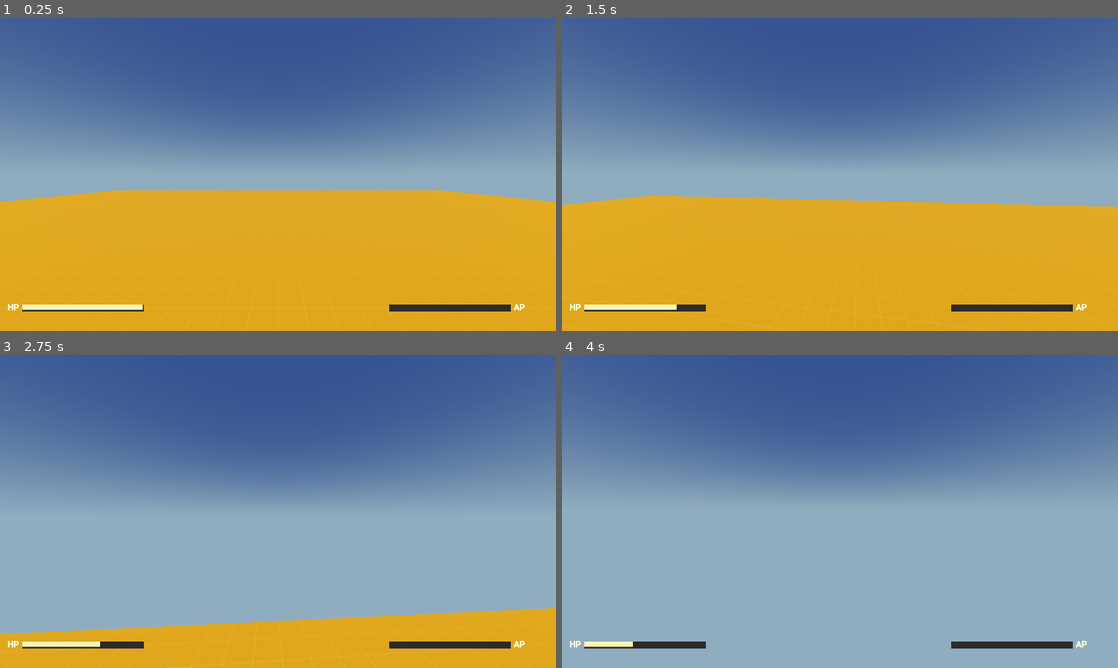
Above: before the commit, frames 1-4 (two rows, left to right).
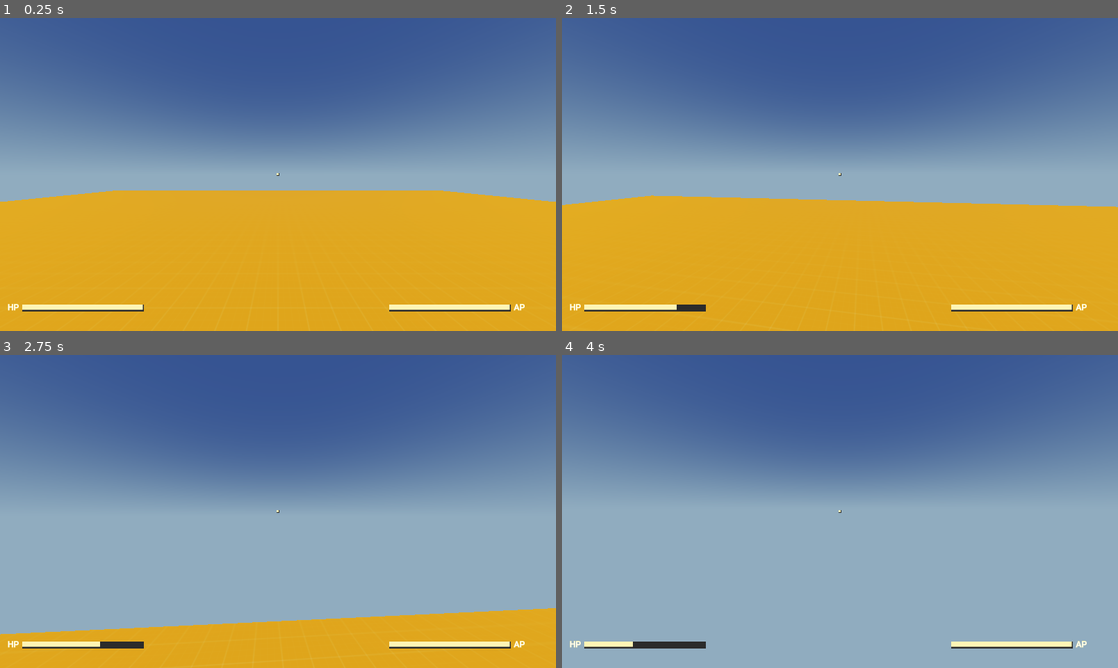
Above: after the commit, the same moments.

Repository: Dragon20C/Nuka-World
Game: Godot game, scene res://TestWorld/World.tscn
Two runs of this game, one before a commit and one after it. Both use one fixed random seed, a clock stepped at 60 frames per second and the inputs below.
Inputs (mouse positions are in pixels of both pictures, inside the frame that each line leads up to):
- Up to frame 1 (0.25 s): no input
- Up to frame 2 (1.5 s): tap Enter at 0.5 s; move the mouse to (867, 174) at 0.52 s; hold W (forward) from 0.53 s (still down); tap E (E) at 0.6, 1.35 s; tap Space (jump) at 0.77 s; move the mouse to (812, 174) at 1.27 s
- Up to frame 3 (2.75 s): keep holding W (forward); tap Space (jump) at 1.52 s; move the mouse to (289, 505) at 2.02 s; tap E (E) at 2.1 s
- Up to frame 4 (4 s): keep holding W (forward); move the mouse to (834, 517) at 2.77 s; tap E (E) at 2.85, 3.6 s; tap Space (jump) at 3.02, 3.5, 3.77 s; move the mouse to (878, 514) at 3.52 s

The runs differ from the first frame. In frame 1, 0.4% of the frame differs, in the area x 49-92%, y 49-94%; in frame 2, 0.4%; in frame 3, 0.4%; in frame 4, 0.4%.

Commit message:
Add files via upload

Diff:
--- a/Player/AP_Bar.gd
+++ b/Player/AP_Bar.gd
@@ -2,7 +2,7 @@
 
 
 onready var tween = get_node("Tween")
-var current_ap = 0
+var current_ap = 100
 var max_ap = 100
 var active : bool = false
 
@@ -10,8 +10,6 @@
 	value = current_ap
 	max_value = max_ap
 
-func _physics_process(delta):
-	pass
 
 func decrease_ap(_value):
 	active = true
--- /dev/null
+++ b/Player/CrossHair.gd
@@ -0,0 +1,4 @@
+extends Sprite
+
+func _ready():
+	position = get_viewport().size / 2
--- a/Player/Player.tscn
+++ b/Player/Player.tscn
@@ -6,6 +6,8 @@
 [ext_resource path="res://Player/HP_Bar.gd" type="Script" id=4]
 [ext_resource path="res://Fonts/Roboto Fonts/Roboto-Regular.ttf" type="DynamicFontData" id=5]
 [ext_resource path="res://Player/AP_Bar.gd" type="Script" id=6]
+[ext_resource path="res://CrossHairs/Dot_CrossHair.png" type="Texture" id=7]
+[ext_resource path="res://Player/CrossHair.gd" type="Script" id=8]
 
 [sub_resource type="CapsuleShape" id=1]
 radius = 0.5
@@ -138,4 +140,9 @@
 
 [node name="Tween" type="Tween" parent="On_Screen_UI/AP_Control/AP_Bar"]
 
+[node name="CrossHair" type="Sprite" parent="On_Screen_UI"]
+scale = Vector2( 0.3, 0.3 )
+texture = ExtResource( 7 )
+script = ExtResource( 8 )
+
 [connection signal="tween_completed" from="On_Screen_UI/AP_Control/AP_Bar/Tween" to="On_Screen_UI/AP_Control/AP_Bar" method="_on_Tween_tween_completed"]
Binary file added: CrossHairs/Dot_CrossHair.png
Not shown, added: CrossHairs/Dot_CrossHair.png.import
Not shown: 1 places in Player/Player.tscn that only renumber resources
